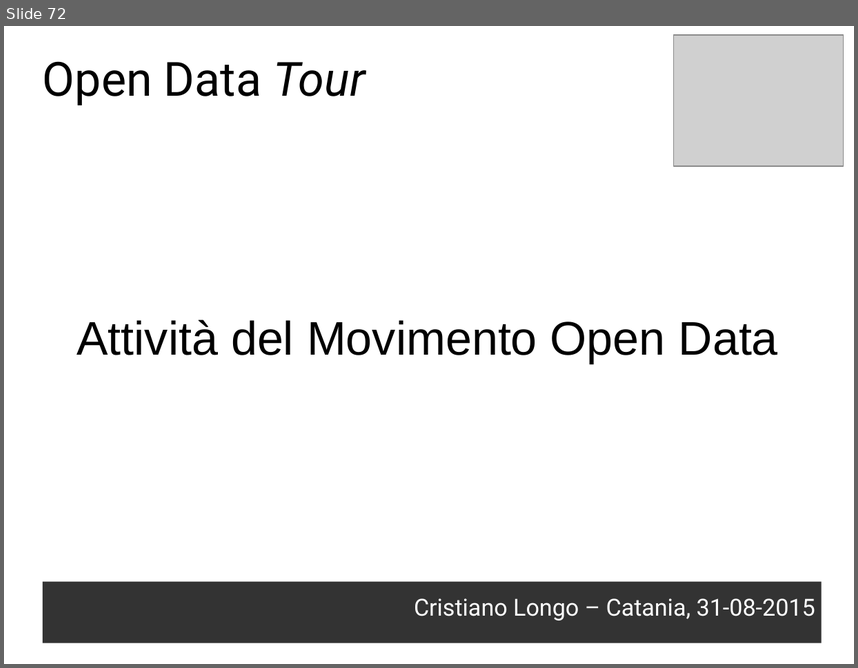
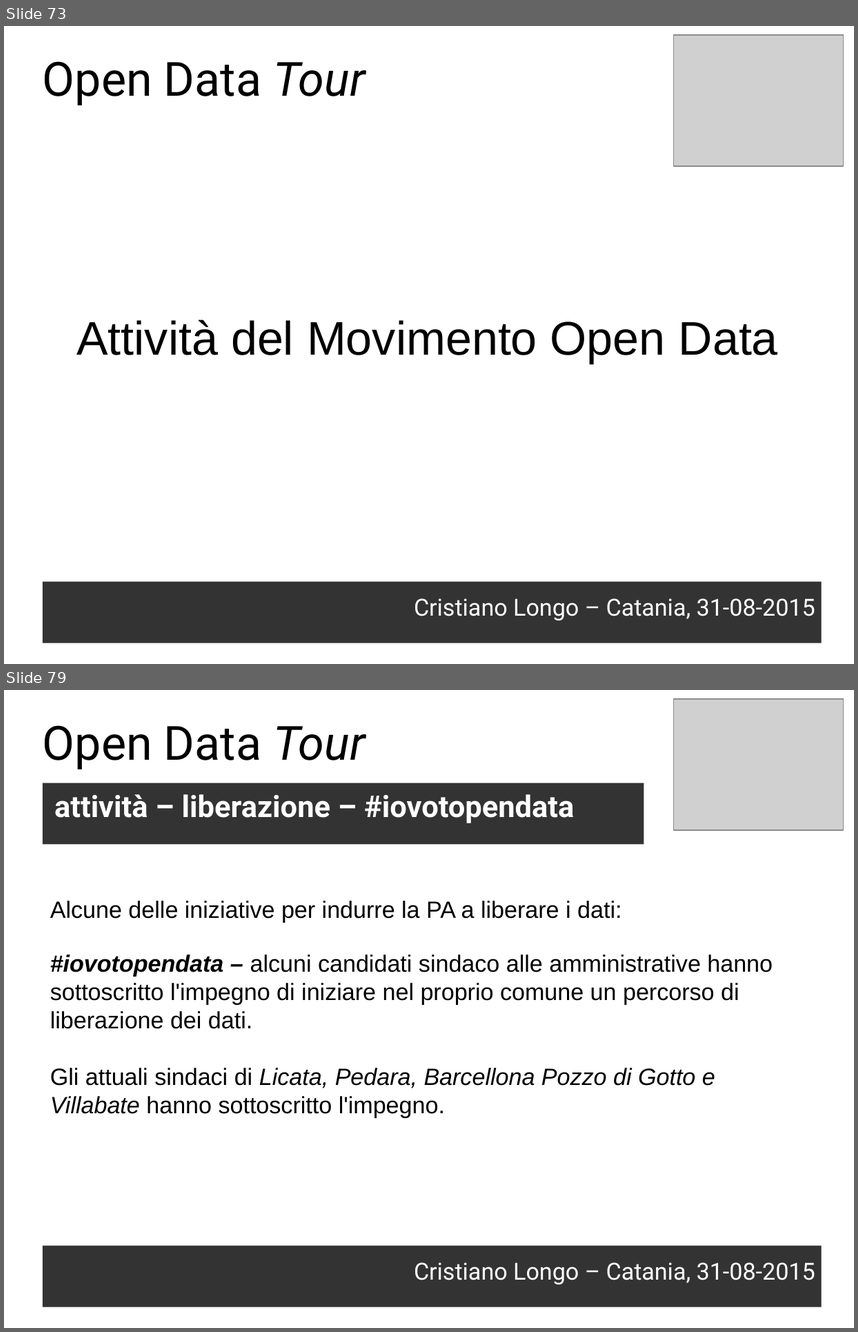
Before and after one commit to opendatahacklab/opendatatour, a slide deck: slides/odt_cope_31082015.odp. Shown one above the other, each under a label of ours: slide 72 before the commit, slides 73 and 79 after it; the slides between them are not shown. The pictures are 858x668 and 858x1332 pixels, drawn with LibreOffice and Linux fonts; fonts in the diff are those of the drawing; grey boxes stand for pictures. Boxes give left, top, right and bottom in pixels: in the first picture for what was removed or moved away, otherwise in the second. Text is boxed around its words. In the diff, an @@ line names an element or a change of style, - is before the commit and + after.

```diff
--- a/slides/odt_cope_31082015.odp
+++ b/slides/odt_cope_31082015.odp
@@ slide 79 added at box(4, 690, 854, 1328), background #FFFFFF @@
@@ picture added at box(675, 699, 844, 830) @@
@@ text added at box(43, 725, 366, 769), 44 pt, text #000000 @@
+Open Data Tour
@@ text added at box(43, 783, 644, 845), fill #333333, 28 pt, text #FFFFFF, bold @@
+attività – liberazione – #iovotopendata
@@ text added at box(50, 900, 622, 922), 22 pt, text #000000 @@
+Alcune delle iniziative per indurre la PA a liberare i dati:
@@ text added at box(50, 954, 773, 1117), 22 pt, text #000000 @@
+#iovotopendata – alcuni candidati sindaco alle amministrative hanno
+sottoscritto l'impegno di iniziare nel proprio comune un percorso di liberazione dei dati.
+Gli attuali sindaci di Licata, Pedara, Barcellona Pozzo di Gotto e Villabate hanno sottoscritto l'impegno.
@@ text added at box(43, 1245, 822, 1306), fill #333333, 22 pt, text #FFFFFF @@
+Cristiano Longo – Catania, 31-08-2015
@@ what was slide 72 is now slide 73 @@
```
Also in this commit, not shown: 1 slide changed, 10 other slides added, 1 slide removed, 2 other files.
